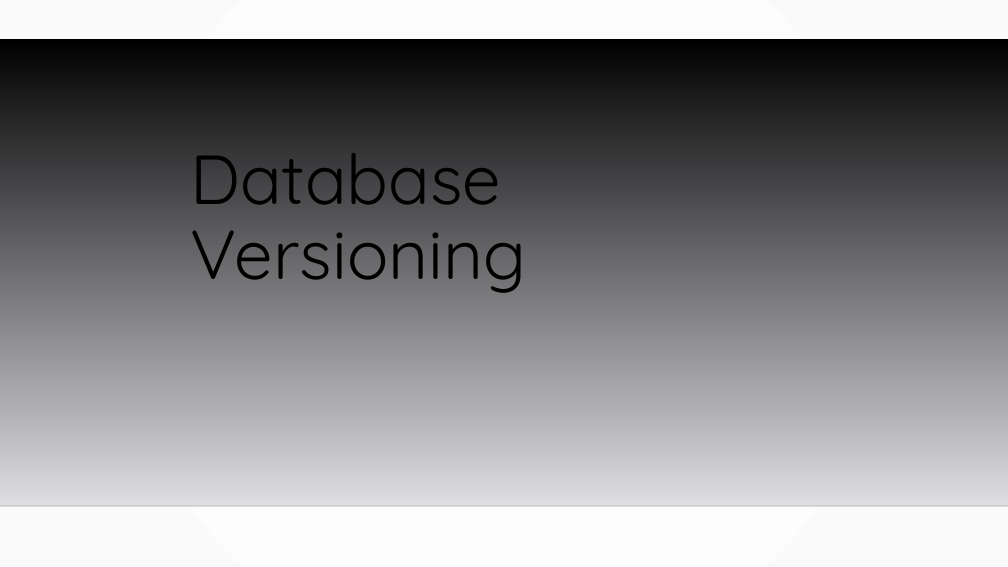
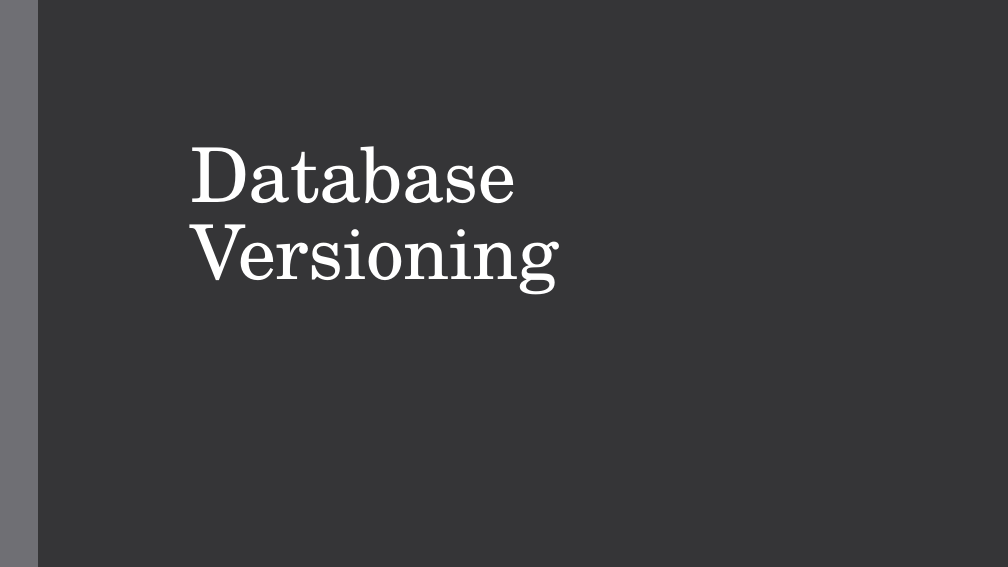
Before and after one commit to MGIS-UMN/GIS5577_week9, a slide deck: slide 2 of Database_Administration.odp. Drawn at 1008x567 pixels with LibreOffice and Linux fonts; fonts in the diff are those of the drawing; background and template pictures are left out. Boxes give left, top, right and bottom in pixels: in the first picture for what was removed or moved away, otherwise in the second. Text is boxed around its words. In the diff, an @@ line names an element or a change of style, - is before the commit and + after.

```diff
--- a/Database_Administration.odp
+++ b/Database_Administration.odp
@@ background gradient #FFFFFF to #FAFAFA to #353537 @@
@@ freeform shape added at (0,0,38,567), fill #6F6F74 @@
@@ freeform shape removed at (0,39,1008,506) @@
@@ title "Database Versioning" at (190,146,559,295): size 66 to 72 pt, font Quicksand to TeX Gyre Schola, text colour #000000 to #FFFFFF, letter spacing 0 to -0.5 pt; line spacing 0.9 to 0.85 @@
@@ line removed from (0, 506) to (1008, 506) @@
```
Also in this commit, not shown: 20 other slides changed, 1 other file.
